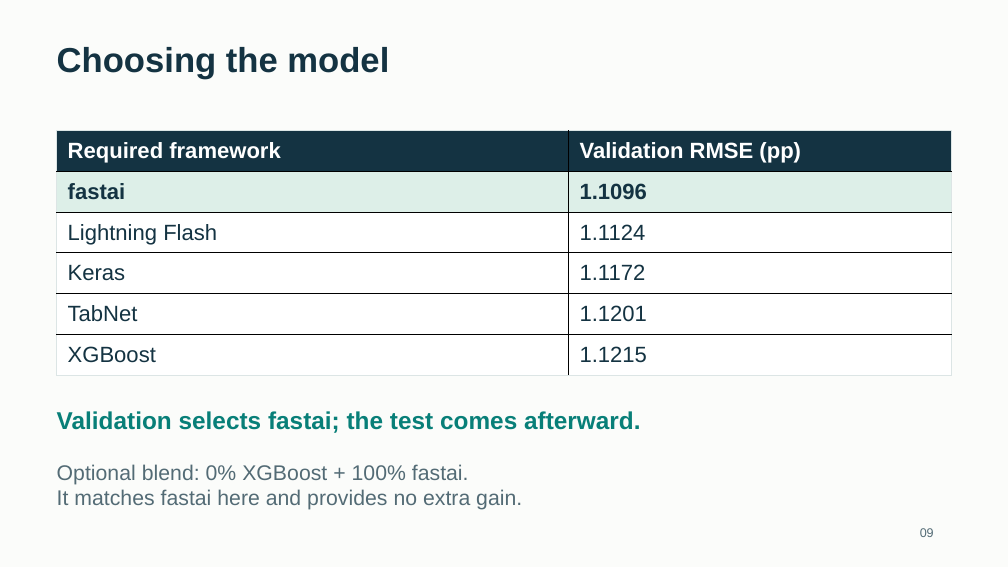
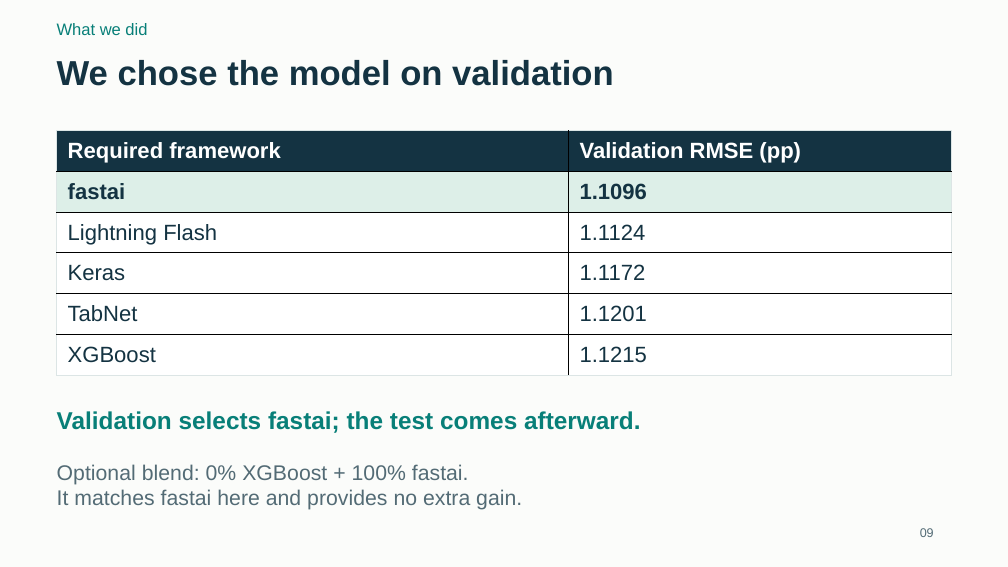
Before and after one commit to Darshansg76/Team12-Nifty-Commodities-Return-Prediction, a slide deck: slide 9 of deliverables/Team_12_Presentation.pptx. Drawn at 1008x567 pixels with LibreOffice and Linux fonts; fonts in the diff are those of the drawing. Boxes give left, top, right and bottom in pixels: in the first picture for what was removed or moved away, otherwise in the second. Text is boxed around its words. In the diff, an @@ line names an element or a change of style, - is before the commit and + after.

```diff
--- a/deliverables/Team_12_Presentation.pptx
+++ b/deliverables/Team_12_Presentation.pptx
@@ text added at <box>57,23,147,35</box>, 15.8 pt, text #087F78 @@
+What we did
@@ text at <box>57,60,613,86</box>: text changed @@
-Choosing the model
+We chose the model on validation
```
Also in this commit, not shown: 12 other slides changed, 3 slides added, 3 slides removed, 5 other files.
